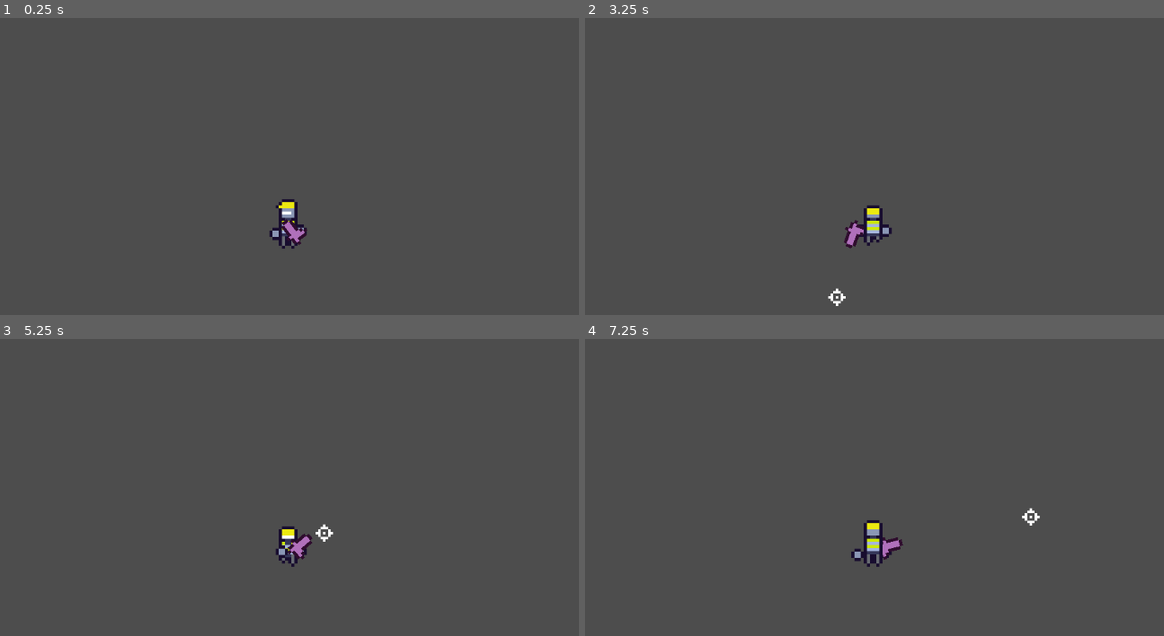
Above: before the commit, frames 1-4 (two rows, left to right).
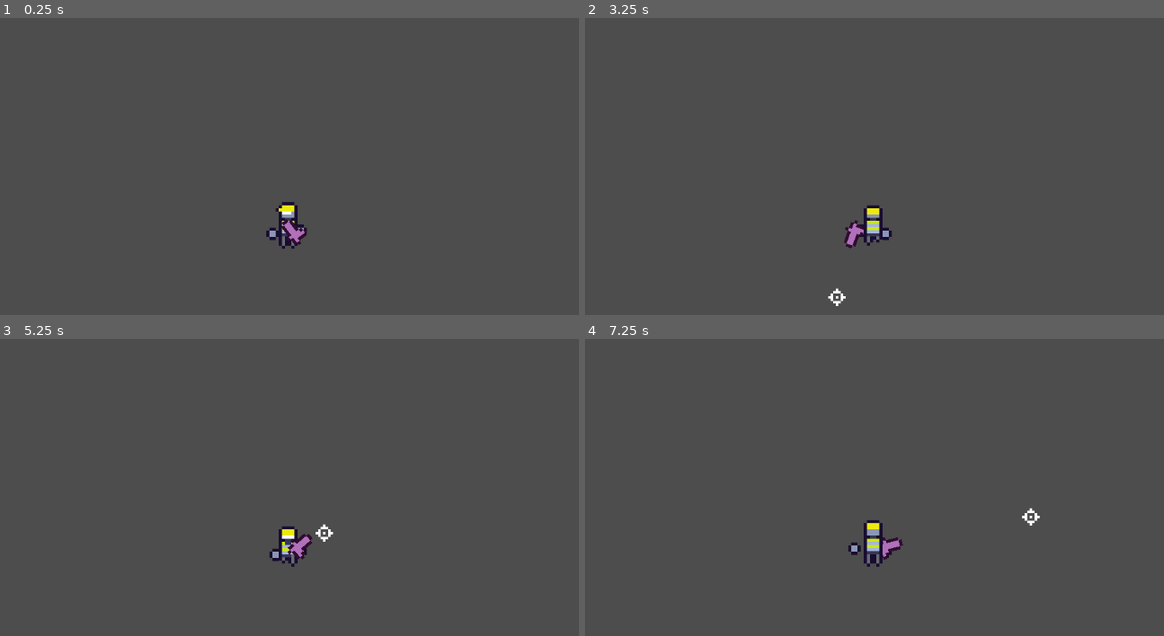
Above: after the commit, the same moments.

Repository: DryGuyx2/magnet_knives
Game: Godot game, scene res://main.tscn
Same seed, same stepped clock (60 frames per second), same inputs: the game is played once before the commit and once after it.
Inputs (mouse positions are in pixels of both pictures, inside the frame that each line leads up to):
- Up to frame 1 (0.25 s): no input
- Up to frame 2 (3.25 s): move the mouse to (1030, 196) at 0.52 s; hold D (move_right) 0.53-1.28 s; right-click (1030, 196) at 0.6 s; move the mouse to (729, 234) at 1.27 s; hold S (move_down) 1.28-2.03 s; click (729, 234) at 1.35 s; move the mouse to (943, 127) at 2.02 s; hold D (move_right) 2.03-2.78 s; tap C (test_1) at 2.1 s; move the mouse to (839, 297) at 2.77 s; hold W (move_up) from 2.78 s (still down); right-click (839, 297) at 2.85 s
- Up to frame 3 (5.25 s): move the mouse to (503, 597) at 3.52 s; release W (move_up) at 3.53 s; hold A (move_left) 3.53-5.03 s; click (503, 597) at 3.6 s; move the mouse to (75, 475) at 4.27 s; tap C (test_1) at 4.35 s; move the mouse to (324, 537) at 5.02 s; hold S (move_down) from 5.03 s (still down); right-click (324, 537) at 5.1 s
- Up to frame 4 (7.25 s): tap Enter at 5.75 s; move the mouse to (764, 437) at 5.77 s; release S (move_down) at 5.78 s; hold D (move_right) 5.78-6.53 s; click (764, 437) at 5.85 s; move the mouse to (1030, 517) at 6.52 s; hold W (move_up) from 6.53 s (still down); tap C (test_1) at 6.6 s

The runs differ from the first frame. In frame 1, 0.2% of the frame differs, in the area x 45-52%, y 61-75%; in frame 2, less than 0.1%; in frame 3, 0.1%; in frame 4, 0.1%.

Commit message:
Fix idle animations

Diff:
--- a/player/player.gd
+++ b/player/player.gd
@@ -21,12 +21,10 @@
 @onready var muzzle: Node2D = $HandPivot/Hands/Gunpivot/Gun/Muzzle
 @export var cursor: Cursor
 
-const HAND_1_GUN_POSITION = Vector2(1.807, -2.461)
-const HAND_2_GUN_POSITION = Vector2(-5.6, -2.2)
-
 var BULLET_SCENE = preload("res://player/bullet/bullet.tscn")
 
 var move_direction: Vector2 = Vector2.ZERO
+var last_moved_direction: Vector2 = Vector2.LEFT
 
 var current_state: State = initial_state
 
@@ -37,6 +35,8 @@
 
 func _physics_process(delta: float) -> void:
 	move_direction = Input.get_vector("move_left", "move_right", "move_up", "move_down")
+	if move_direction != Vector2.ZERO:
+		last_moved_direction = move_direction
 	if move_direction.x != 0:
 		facing_left = move_direction.x > 0
 	update_state()
@@ -73,7 +73,7 @@
 func handle_animations() -> void:
 	player_animations.flip_h = facing_left
 
-	var string_direction = get_string_direction()
+	var string_direction = get_string_direction(last_moved_direction)
 	player_animations.z_index = int(string_direction == "up")
 
 	if current_state == State.MOVING:
@@ -81,14 +81,14 @@
 	elif current_state == State.IDLE:
 		player_animations.play("idle_%s" % string_direction)
 
-func get_string_direction() -> String:
-	if move_direction.x != 0:
+func get_string_direction(direction: Vector2) -> String:
+	if direction.x != 0:
 		return "sideways"
 
-	if move_direction.y > 0:
+	if direction.y > 0:
 		return "down"
 
-	if move_direction.y < 0:
+	if direction.y < 0:
 		return "up"
 
 	return "none"
--- a/player/player.tscn
+++ b/player/player.tscn
@@ -295,7 +295,7 @@
 position = Vector2(1, -0.2)
 scale = Vector2(1, 1)
 sprite_frames = SubResource("SpriteFrames_7jdic")
-frame_progress = 0.771475
+frame_progress = 0.552657
 
 [node name="Gunpivot" type="Node2D" parent="HandPivot/Hands"]
 position = Vector2(-5, 5.4)
